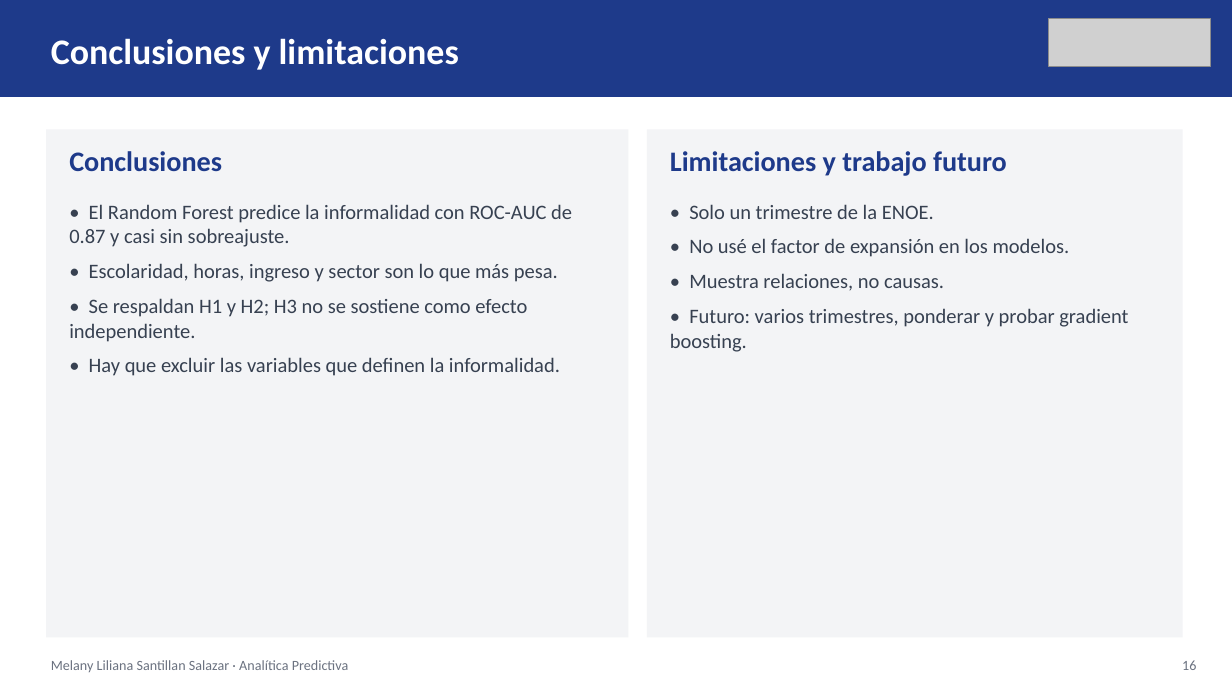
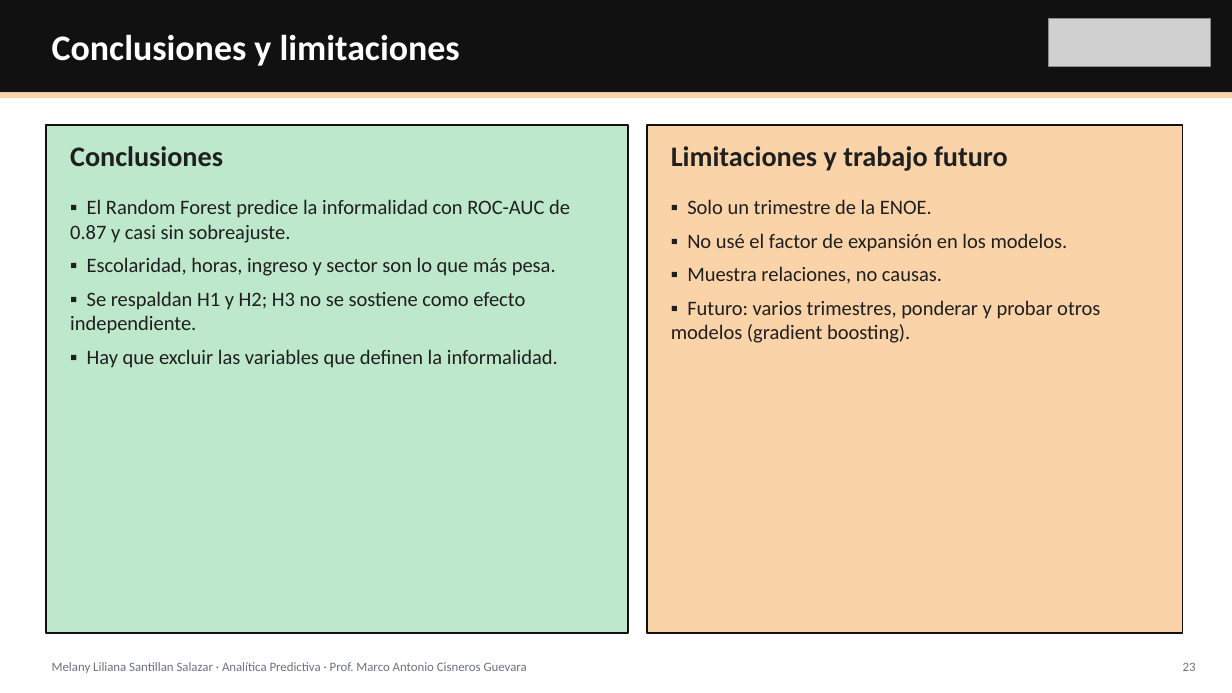
Before and after one commit to ivxnwww/Polymarket-UP-DOWN-5m, a slide deck: slide 23 of proyecto_enoe/Presentacion_Proyecto_ENOE.pptx (slide 16 before the commit). Drawn at 1232x693 pixels with LibreOffice and Linux fonts; fonts in the diff are those of the drawing; grey boxes stand for pictures. Boxes give left, top, right and bottom in pixels: in the first picture for what was removed or moved away, otherwise in the second. Text is boxed around its words. In the diff, an @@ line names an element or a change of style, - is before the commit and + after.

```diff
--- a/proyecto_enoe/Presentacion_Proyecto_ENOE.pptx
+++ b/proyecto_enoe/Presentacion_Proyecto_ENOE.pptx
@@ rectangle: place and size @@
-rectangle at [0, 0, 1232, 97]
+rectangle at [0, 0, 1232, 92]
@@ rectangle at [0, 0, 1232, 92]: fill #1E3A8A to #111111 @@
@@ text "Conclusiones y limitaciones" at [52, 34, 460, 66]: less space between paragraphs @@
@@ rectangle added at [0, 92, 1232, 98], fill #FBD3A8 @@
@@ rectangle: place and size @@
-rectangle at [46, 129, 628, 638]
+rectangle at [46, 125, 628, 633]
@@ rectangle at [46, 125, 628, 633]: fill #F3F4F6 to #BDE8CB; outline none to #111111 1.25 pt @@
@@ text "Conclusiones" at [70, 146, 223, 166]: text colour #1E3A8A to #1F1F1F; less space between paragraphs @@
@@ rectangle: place and size @@
-rectangle at [647, 129, 1183, 638]
+rectangle at [647, 125, 1183, 633]
@@ rectangle at [647, 125, 1183, 633]: fill #F3F4F6 to #FBD3A8; outline none to #111111 1.25 pt @@
@@ text "Limitaciones y trabajo futuro" at [671, 146, 1008, 171]: text colour #1E3A8A to #1F1F1F; less space between paragraphs @@
@@ text at [70, 199, 570, 368]: text changed; text colour #374151 to #1F1F1F @@
-• El Random Forest predice la informalidad con ROC-AUC de 0.87 y casi sin sobreajuste.
-• Escolaridad, horas, ingreso y sector son lo que más pesa.
-• Se respaldan H1 y H2; H3 no se sostiene como efecto independiente.
-• Hay que excluir las variables que definen la informalidad.
+▪ El Random Forest predice la informalidad con ROC-AUC de 0.87 y casi sin sobreajuste.
+▪ Escolaridad, horas, ingreso y sector son lo que más pesa.
+▪ Se respaldan H1 y H2; H3 no se sostiene como efecto independiente.
+▪ Hay que excluir las variables que definen la informalidad.
@@ text at [671, 199, 1100, 343]: text changed; text colour #374151 to #1F1F1F @@
-• Solo un trimestre de la ENOE.
-• No usé el factor de expansión en los modelos.
-• Muestra relaciones, no causas.
-• Futuro: varios trimestres, ponderar y probar gradient boosting.
+▪ Solo un trimestre de la ENOE.
+▪ No usé el factor de expansión en los modelos.
+▪ Muestra relaciones, no causas.
+▪ Futuro: varios trimestres, ponderar y probar otros modelos (gradient boosting).
@@ text at [52, 662, 527, 673]: text changed; size 11 to 10 pt @@
-Melany Liliana Santillan Salazar · Analítica Predictiva
+Melany Liliana Santillan Salazar · Analítica Predictiva · Prof. Marco Antonio Cisneros Guevara
@@ text removed at [1182, 660, 1196, 670] @@
-16
@@ text added at [1183, 662, 1196, 671], 10 pt, text #6B7280 @@
+23
```
Also in this commit, not shown: 13 other slides changed, 10 slides added, 3 slides removed, 23 other files.
